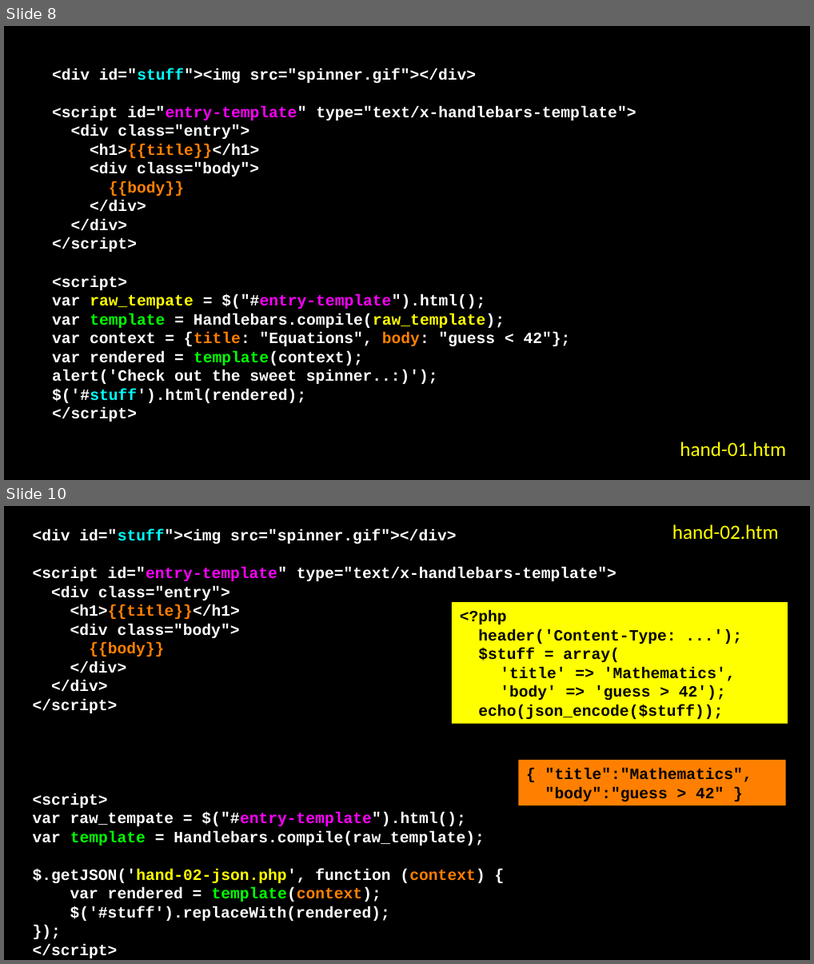
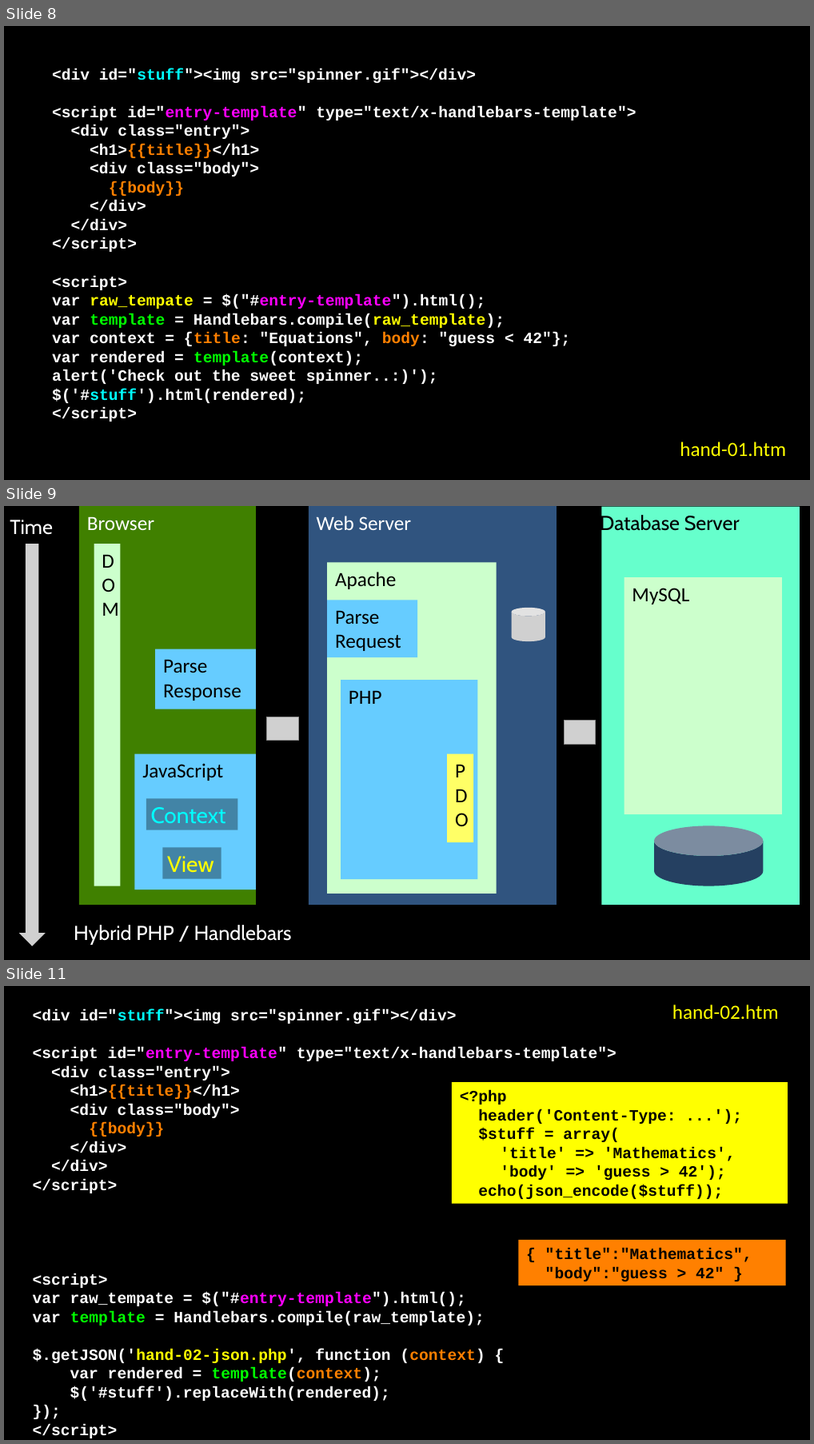
Before and after one commit to csev/wa4e, a slide deck: lectures/JS-05-Handlebars.ppt. Shown one above the other, each under a label of ours: slides 8 and 10 before the commit, slides 8, 9 and 11 after it; the slides between them are not shown. The pictures are 814x964 and 814x1444 pixels, drawn with LibreOffice and Linux fonts; fonts in the diff are those of the drawing; grey boxes stand for pictures. Boxes give left, top, right and bottom in pixels: in the first picture for what was removed or moved away, otherwise in the second. Text is boxed around its words. In the diff, an @@ line names an element or a change of style, - is before the commit and + after.

```diff
--- a/lectures/JS-05-Handlebars.ppt
+++ b/lectures/JS-05-Handlebars.ppt
@@ slide 9 added at <box>4,506,810,960</box>, background #000000 @@
@@ text added at <box>10,520,53,535</box>, 18 pt, text #FFFFFF @@
+Time
@@ rectangle added at <box>79,506,255,904</box>, fill #408000, 18 pt, text #FFFFFF @@
+Browser
@@ rectangle added at <box>309,506,557,904</box>, fill #30547F, 18 pt, text #FFFFFF @@
+Web Server
@@ text added at <box>600,513,740,535</box>, 18 pt, text #000000 @@
+Database Server
@@ rectangle added at <box>602,507,800,905</box>, fill #66FFCC @@
@@ picture added at <box>19,544,46,946</box> @@
@@ rectangle added at <box>94,544,121,886</box>, fill #CCFFCC, 18 pt, text #000000 @@
+DOM
@@ rectangle added at <box>327,563,497,893</box>, fill #CCFFCC, 18 pt, text #000000 @@
+Apache
@@ rectangle added at <box>327,600,418,656</box>, fill #66CCFF, 18 pt, text #000000 @@
+Parse
+Request
@@ rectangle added at <box>624,578,782,815</box>, fill #CCFFCC, 18 pt, text #000000 @@
+MySQL
@@ picture added at <box>512,608,546,641</box> @@
@@ rectangle added at <box>156,648,257,708</box>, fill #66CCFF, 18 pt, text #000000 @@
+Parse
+Response
@@ rectangle added at <box>341,680,478,879</box>, fill #66CCFF, 18 pt, text #000000 @@
+PHP
@@ picture added at <box>267,716,298,740</box> @@
@@ picture added at <box>565,720,596,744</box> @@
@@ rectangle added at <box>134,753,255,889</box>, fill #66CCFF, 18 pt, text #000000 @@
+JavaScript
@@ rectangle added at <box>447,753,474,842</box>, fill #FFFF66, 18 pt, text #000000 @@
+P
+DO
@@ rectangle added at <box>146,799,238,830</box>, fill #000000 at 35% opacity, 20 pt, text #00FFFF @@
+Context
@@ cylinder added at <box>654,825,764,886</box>, fill #254061 @@
@@ rectangle added at <box>163,847,222,879</box>, fill #000000 at 35% opacity, 20 pt, text #FFFF00 @@
+View
@@ text added at <box>74,924,292,944</box>, 18 pt, text #FFFFFF @@
+Hybrid PHP / Handlebars
@@ what was slide 10 is now slide 11 @@
```
Also in this commit, not shown: 4 slides changed, 1 other file.
